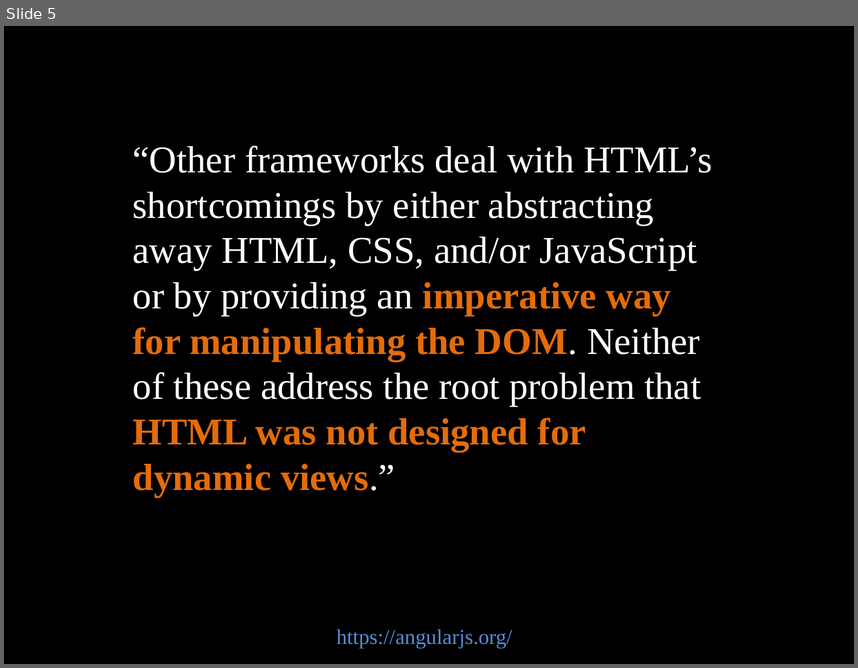
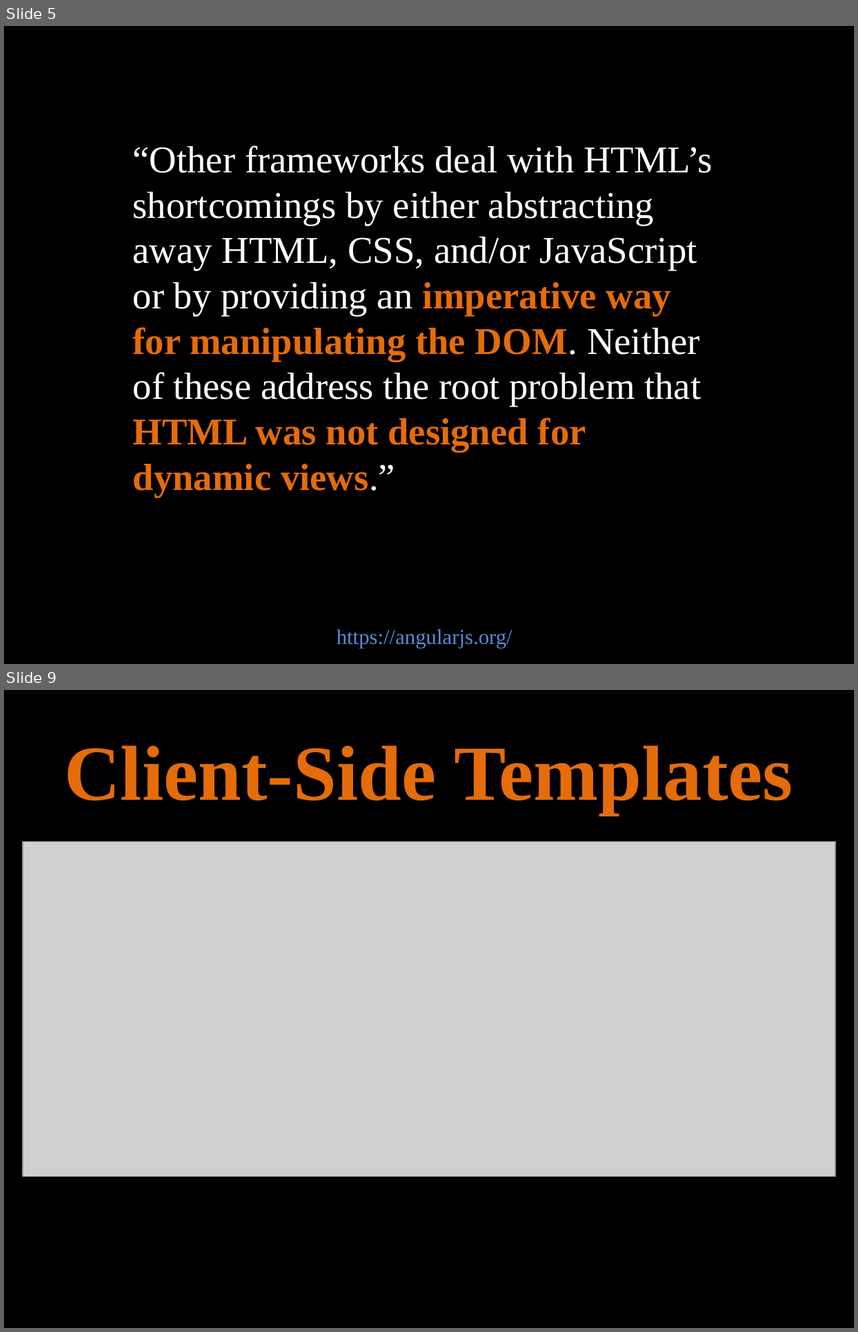
Before and after one commit to hudo/TGGCon2014, a slide deck: docs/006 I - AngularJS.pptx. Shown one above the other, each under a label of ours: slide 5 before the commit, slides 5 and 9 after it; the slides between them are not shown. The pictures are 858x668 and 858x1332 pixels, drawn with LibreOffice and Linux fonts; fonts in the diff are those of the drawing; grey boxes stand for pictures. Boxes give left, top, right and bottom in pixels: in the first picture for what was removed or moved away, otherwise in the second. Text is boxed around its words. In the diff, an @@ line names an element or a change of style, - is before the commit and + after.

```diff
--- a/docs/006 I - AngularJS.pptx
+++ b/docs/006 I - AngularJS.pptx
@@ slide 9 added at (4,690,854,1328), background #000000 @@
@@ title added at (64,745,793,814), 66 pt, text #E46C0A, bold @@
+Client-Side Templates
@@ picture added at (23,841,835,1176) @@
```
Also in this commit, not shown: 5 slides changed, 12 other slides added, 1 other file.
